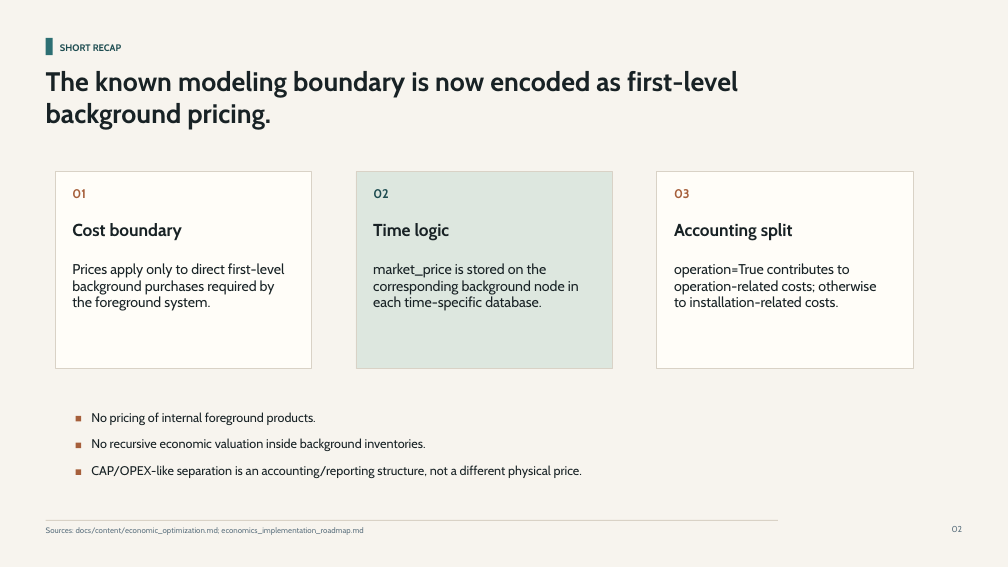
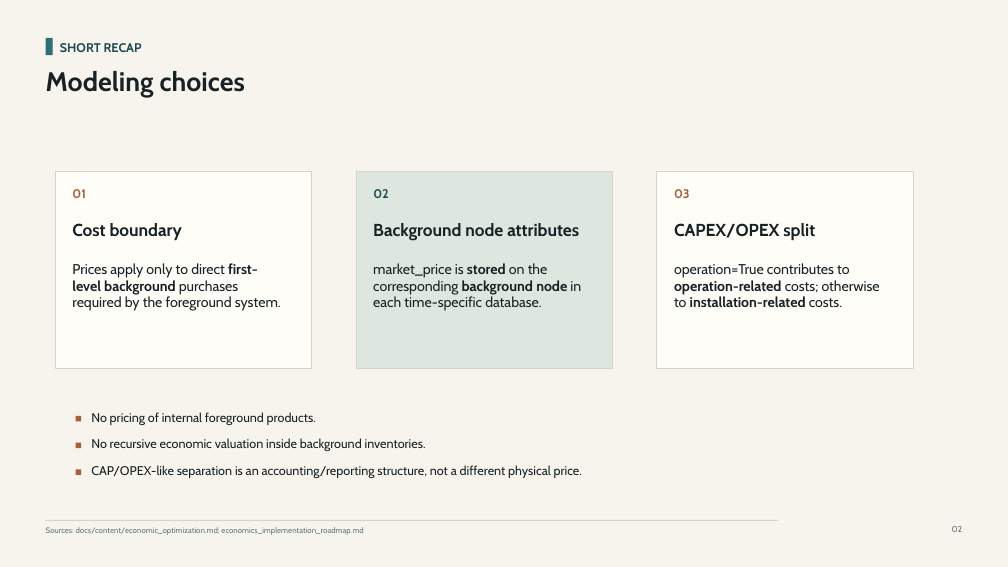
Before and after one commit to langeluca/optimex, a slide deck: slide 2 of outputs/019eb20b-c78d-7562-a3e1-1b44de512a93/presentations/economic-cost-optimization/output/economic-cost-optimization-in-optimex.pptx. Drawn at 1008x567 pixels with LibreOffice and Linux fonts; fonts in the diff are those of the drawing. Boxes give left, top, right and bottom in pixels: in the first picture for what was removed or moved away, otherwise in the second. Text is boxed around its words. In the diff, an @@ line names an element or a change of style, - is before the commit and + after.

```diff
--- a/outputs/019eb20b-c78d-7562-a3e1-1b44de512a93/presentations/economic-cost-optimization/output/economic-cost-optimization-in-optimex.pptx
+++ b/outputs/019eb20b-c78d-7562-a3e1-1b44de512a93/presentations/economic-cost-optimization/output/economic-cost-optimization-in-optimex.pptx
@@ text "SHORT RECAP" at box(60, 43, 142, 52): size 9 to 12 pt @@
@@ text at box(46, 71, 245, 98): text changed @@
-The known modeling boundary is now encoded as first-level background pricing.
+Modeling choices
@@ text at box(373, 223, 579, 241): text changed @@
-Time logic
+Background node attributes
@@ text at box(674, 223, 815, 241): text changed @@
-Accounting split
+CAPEX/OPEX split
@@ text "Prices apply only to direct ..." at box(72, 263, 281, 311): bold on in "first-level background" @@
@@ text "market_price is stored on the ..." at box(373, 263, 581, 311): bold on in "stored background node" @@
@@ text "operation=True contributes to operation-related costs; ..." at box(674, 263, 880, 307): bold on in "operation-related installation-related" @@
```
Also in this commit, not shown: 11 other slides changed.
